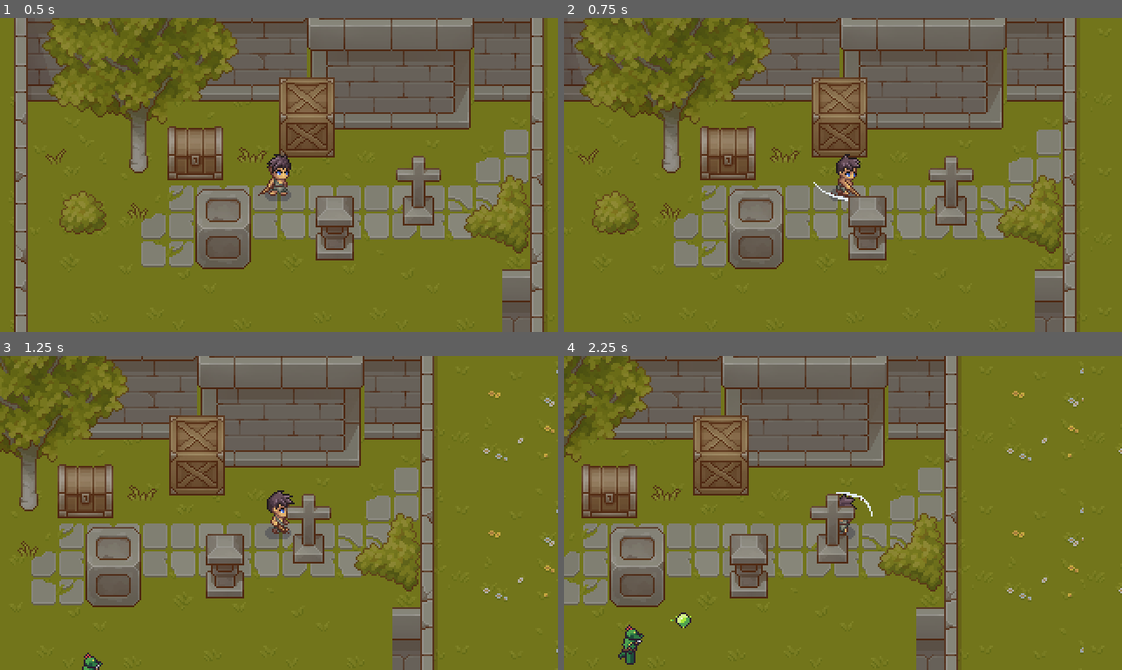
Above: before the commit, frames 1-4 (two rows, left to right).
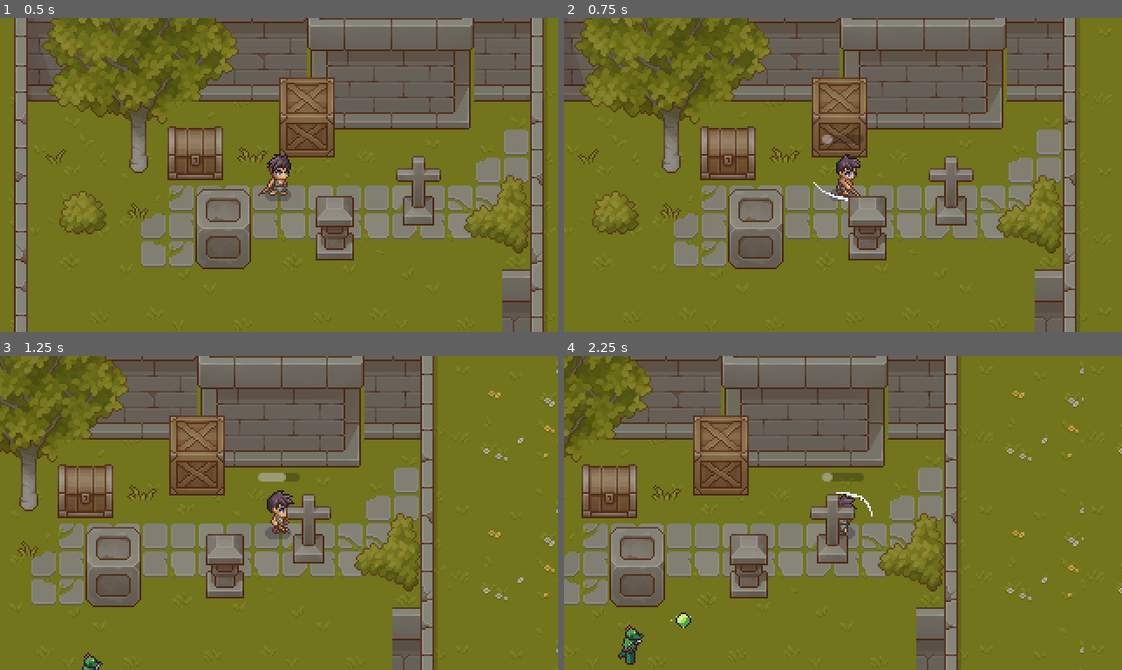
Above: after the commit, the same moments.

Repository: Killpitalih/Return-to-Sender
Game: Godot game, scene res://scenes/levels/main.tscn
Two runs of this game, one before a commit and one after it. Both use one fixed random seed, a clock stepped at 60 frames per second and the inputs below.
Inputs (mouse positions are in pixels of both pictures, inside the frame that each line leads up to):
- Up to frame 1 (0.5 s): no input
- Up to frame 2 (0.75 s): move the mouse to (965, 159) at 0.52 s; hold D (move_right) from 0.53 s (still down); tap Space (bounce) at 0.6 s
- Up to frame 3 (1.25 s): keep holding D (move_right)
- Up to frame 4 (2.25 s): move the mouse to (731, 528) at 1.27 s; release D (move_right) at 1.28 s; hold S (move_down) 1.28-2.03 s; tap Space (bounce) at 1.35, 2.1 s; move the mouse to (898, 443) at 2.02 s; hold D (move_right) from 2.03 s (still down)

Frame 1 is identical in both runs. In frame 2, 0.1% of the frame differs, in the area x 46-54%, y 37-40%; in frame 3, 0.2%; in frame 4, 0.2%.

Commit message:
Small changes

Diff:
--- a/scenes/levels/main.tscn
+++ b/scenes/levels/main.tscn
@@ -3,6 +3,7 @@
 [ext_resource type="PackedScene" uid="uid://b1bu3bji1uwff" path="res://scenes/player/player.tscn" id="1_72ix8"]
 [ext_resource type="PackedScene" uid="uid://cewpvkqp1lfl4" path="res://scenes/levels/room_01.tscn" id="2_2vj2h"]
 [ext_resource type="PackedScene" uid="uid://d25ng22y4f7b0" path="res://scenes/enemies/enemy.tscn" id="3_y0acb"]
+[ext_resource type="Script" uid="uid://b27v61xv3u5wx" path="res://scripts/pixel_camera.gd" id="4_j4d2a"]
 
 [node name="Main" type="Node2D" unique_id=571512117]
 
@@ -19,3 +20,8 @@
 
 [node name="Enemy3" parent="." unique_id=1572717848 instance=ExtResource("3_y0acb")]
 position = Vector2(79, 222)
+
+[node name="Camera2D" type="Camera2D" parent="." unique_id=1443595396 node_paths=PackedStringArray("target")]
+process_callback = 0
+script = ExtResource("4_j4d2a")
+target = NodePath("../Player")
--- a/scenes/player/player.gd
+++ b/scenes/player/player.gd
@@ -5,6 +5,7 @@
 
 @onready var sprite: AnimatedSprite2D = $AnimatedSprite2D
 @onready var bounce_attack: BounceAttack = $BounceAttack
+@onready var cooldown_bar: ProgressBar = $CooldownBar
 
 var facing_direction: Vector2 = Vector2.DOWN
 
@@ -141,3 +142,21 @@
 	# Default to vertical if changing from
 	# an unrelated direction
 	return vertical
+
+
+
+func _ready() -> void:
+	cooldown_bar.min_value = 0.0
+	cooldown_bar.max_value = 1.0
+	cooldown_bar.show_percentage = false
+	cooldown_bar.hide()
+
+
+func _process(_delta: float) -> void:
+	var progress: float = bounce_attack.get_cooldown_progress()
+
+	if progress >= 1.0:
+		cooldown_bar.hide()
+	else:
+		cooldown_bar.show()
+		cooldown_bar.value = progress
--- a/scenes/player/player.tscn
+++ b/scenes/player/player.tscn
@@ -947,5 +947,12 @@
 
 [node name="BounceAttack" parent="." unique_id=1757434697 instance=ExtResource("4_lvxji")]
 
-[node name="Camera2D" type="Camera2D" parent="." unique_id=1859974450]
-process_callback = 0
+[node name="CooldownBar" type="ProgressBar" parent="." unique_id=816509694]
+offset_left = -12.0
+offset_top = -23.0
+offset_right = 12.0
+offset_bottom = -18.0
+mouse_filter = 2
+max_value = 1.0
+value = 1.0
+show_percentage = false
--- a/scripts/bounce_attack.gd
+++ b/scripts/bounce_attack.gd
@@ -100,3 +100,20 @@
 	# Only count a successful reflection
 	if projectile.is_reflected:
 		reflected_this_attack = true
+
+
+func get_cooldown_progress() -> float:
+	if cooldown_timer.is_stopped():
+		return 1.0
+
+	var total_time: float = cooldown_timer.wait_time
+	var remaining_time: float = cooldown_timer.time_left
+
+	if total_time <= 0.0:
+		return 1.0
+
+	return clampf(
+		1.0 - remaining_time / total_time,
+		0.0,
+		1.0
+	)
--- /dev/null
+++ b/scripts/pixel_camera.gd
@@ -0,0 +1,12 @@
+
+extends Camera2D
+
+@export var target: Node2D
+
+
+func _physics_process(_delta: float) -> void:
+	if not is_instance_valid(target):
+		return
+
+	# Follow player using whole pixel coordinates.
+	global_position = target.global_position.round()
Not shown, added: scripts/pixel_camera.gd.uid
